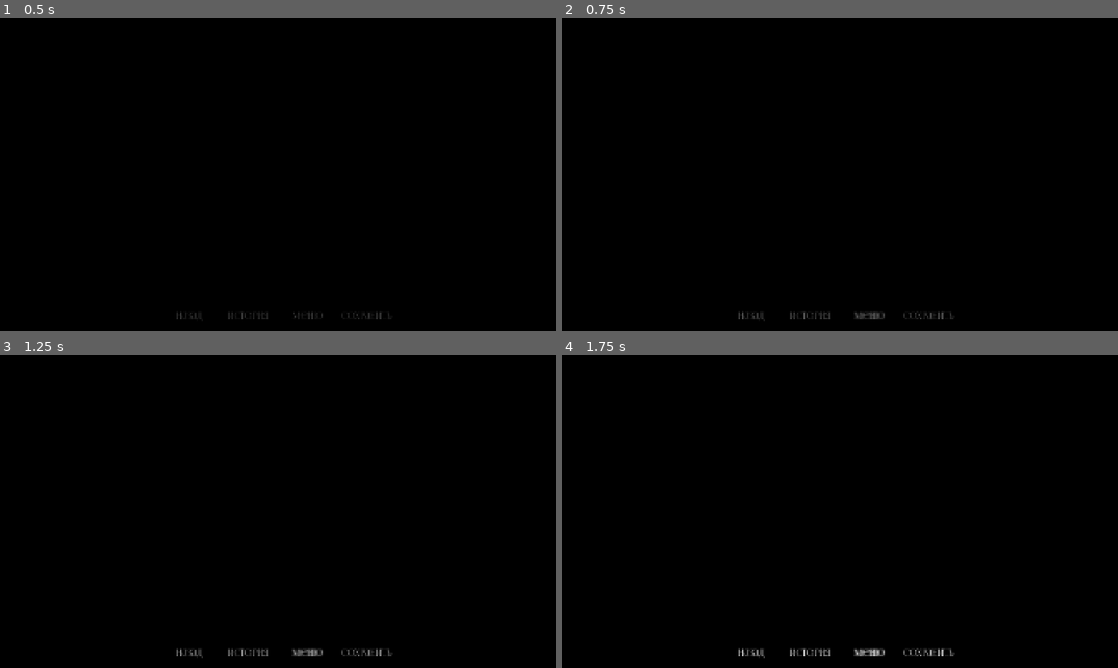
Above: before the commit, frames 1-4 (two rows, left to right).
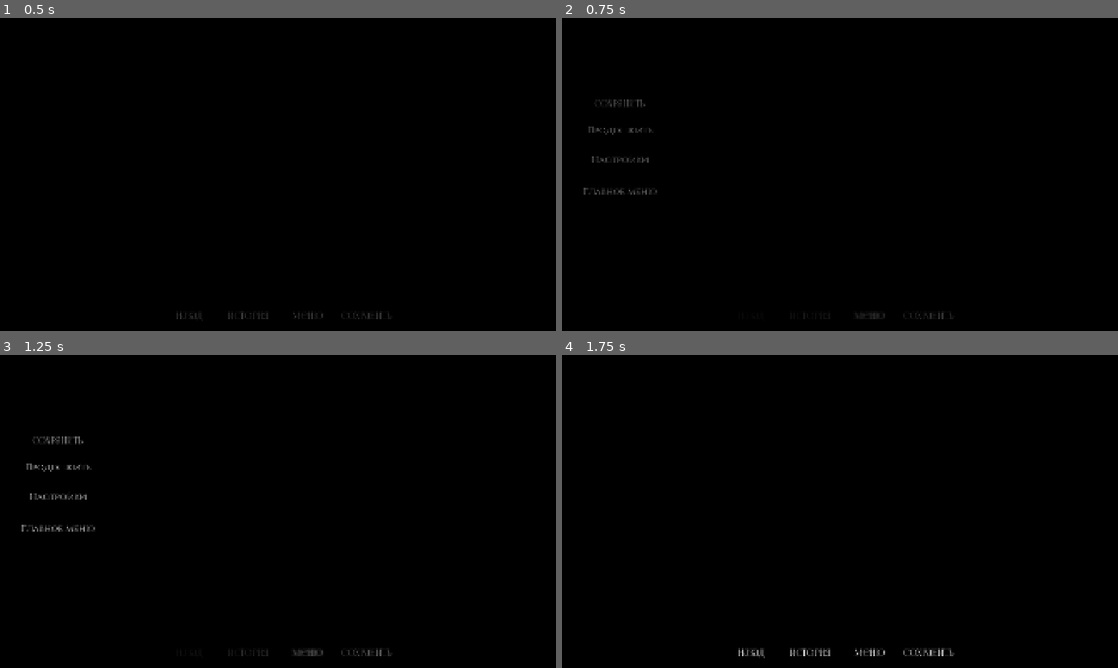
Above: after the commit, the same moments.

Repository: RolicsVin/vow
Game: Godot game, scene res://scenes/test.tscn
The game is run twice, just before and just after one commit, with the same random seed, the same clock (stepped at 60 frames per second) and the same inputs. This scene is started directly instead of the project's main scene.
Inputs:
- Up to frame 1 (0.5 s): no input
- Up to frame 2 (0.75 s): click "Меню" at 0.5 s
- Up to frame 3 (1.25 s): no input
- Up to frame 4 (1.75 s): click "Меню" (after the commit: "Продолжить") at 1.25 s

Frame 1 is identical in both runs. In frame 2, 0.5% of the frame differs, in the area x 3-65%, y 26-97%; in frame 3, 0.7%, in the area x 3-69%, y 26-97%; in frame 4, less than 0.1%.

Commit message:
Update scene.tscn

Diff:
--- a/scenes/scene.tscn
+++ b/scenes/scene.tscn
@@ -421,8 +421,8 @@
 [sub_resource type="ShaderMaterial" id="ShaderMaterial_3dsft"]
 shader = ExtResource("8_1id6j")
 shader_parameter/threshold = 0.8
-shader_parameter/intensity = 0.0
-shader_parameter/streak_length = 0.0
+shader_parameter/intensity = 2.0
+shader_parameter/streak_length = 0.02000000095
 shader_parameter/angle = 0.0
 shader_parameter/samples = 20
 shader_parameter/alpha = 0.0
@@ -693,7 +693,7 @@
 volume_db = 5.0
 metadata/_custom_type_script = "uid://bvc438jdgpr3y"
 
-[node name="Menu" type="TextureButton" parent="ChatRoot/Control/HBoxContainer" unique_id=961365472 node_paths=PackedStringArray("animation", "sound")]
+[node name="Menu" type="TextureButton" parent="ChatRoot/Control/HBoxContainer" unique_id=961365472 node_paths=PackedStringArray("animation", "sound", "nodes")]
 custom_minimum_size = Vector2(200, 0)
 layout_mode = 2
 script = ExtResource("7_7ftgl")
@@ -701,6 +701,9 @@
 hidding_on_press = false
 animation = NodePath("AnimationPlayer")
 sound = NodePath("GTSound")
+nodes = {
+NodePath("../../../../Menu"): true
+}
 metadata/_custom_type_script = "uid://dqquy1ejfgbvm"
 
 [node name="Label" type="Label" parent="ChatRoot/Control/HBoxContainer/Menu" unique_id=758703159]
@@ -902,7 +905,7 @@
 stream = ExtResource("18_c7gmr")
 volume_db = -5.0
 
-[node name="Continio" type="TextureButton" parent="Menu" unique_id=185243247]
+[node name="Continio" type="TextureButton" parent="Menu" unique_id=185243247 node_paths=PackedStringArray("nodes")]
 custom_minimum_size = Vector2(100, 50)
 layout_mode = 1
 anchors_preset = 4
@@ -915,6 +918,11 @@
 grow_vertical = 2
 script = ExtResource("7_7ftgl")
 hidding_on_press = false
+nodes = {
+NodePath(".."): false,
+NodePath("../MainMenu"): true,
+NodePath("../Ready"): false
+}
 metadata/_custom_type_script = "uid://dqquy1ejfgbvm"
 
 [node name="Label" type="Label" parent="Menu/Continio" unique_id=213786879]
@@ -939,7 +947,7 @@
 volume_db = 5.0
 metadata/_custom_type_script = "uid://bvc438jdgpr3y"
 
-[node name="Settings" type="TextureButton" parent="Menu" unique_id=681030097]
+[node name="Settings" type="TextureButton" parent="Menu" unique_id=681030097 node_paths=PackedStringArray("nodes")]
 custom_minimum_size = Vector2(100, 50)
 layout_mode = 1
 anchors_preset = 4
@@ -952,6 +960,9 @@
 grow_vertical = 2
 script = ExtResource("7_7ftgl")
 hidding_on_press = false
+nodes = {
+NodePath("../../SettingsMenu"): true
+}
 metadata/_custom_type_script = "uid://dqquy1ejfgbvm"
 
 [node name="Label" type="Label" parent="Menu/Settings" unique_id=1210088481]
@@ -976,7 +987,7 @@
 volume_db = 5.0
 metadata/_custom_type_script = "uid://bvc438jdgpr3y"
 
-[node name="MainMenu" type="TextureButton" parent="Menu" unique_id=449968782]
+[node name="MainMenu" type="TextureButton" parent="Menu" unique_id=449968782 node_paths=PackedStringArray("nodes")]
 custom_minimum_size = Vector2(100, 50)
 layout_mode = 1
 anchors_preset = 4
@@ -988,6 +999,9 @@
 offset_bottom = 94.0
 grow_vertical = 2
 script = ExtResource("7_7ftgl")
+nodes = {
+NodePath("../Ready"): true
+}
 metadata/_custom_type_script = "uid://dqquy1ejfgbvm"
 
 [node name="Label" type="Label" parent="Menu/MainMenu" unique_id=1627441392]
